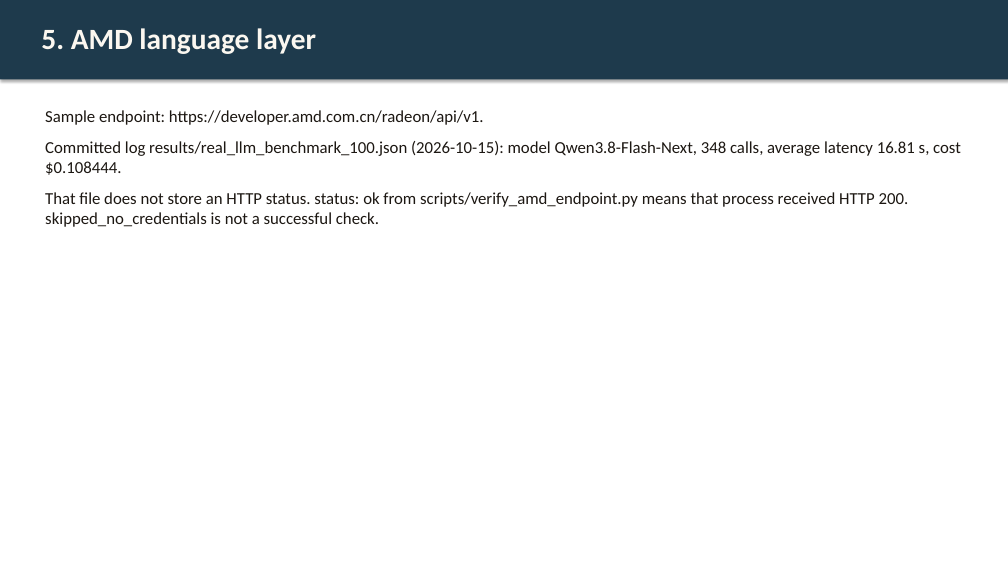
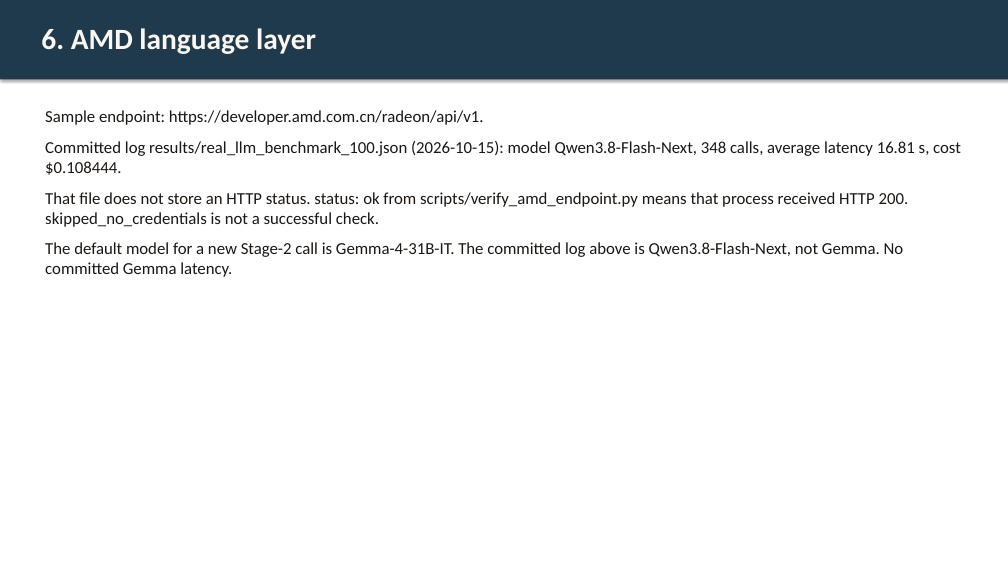
Before and after one commit to Fu93/tradeflow-ai, a slide deck: slide 6 of results/pitch.pptx (slide 5 before the commit). Drawn at 1008x567 pixels with LibreOffice and Linux fonts; fonts in the diff are those of the drawing. Boxes give left, top, right and bottom in pixels: in the first picture for what was removed or moved away, otherwise in the second. Text is boxed around its words. In the diff, an @@ line names an element or a change of style, - is before the commit and + after.

```diff
--- a/results/pitch.pptx
+++ b/results/pitch.pptx
@@ text at bbox=[41, 28, 316, 54]: text changed @@
-5. AMD language layer
+6. AMD language layer
@@ text at bbox=[45, 242, 904, 277]: paragraph added @@
+The default model for a new Stage-2 call is Gemma-4-31B-IT. The committed log above is Qwen3.8-Flash-Next, not Gemma. No committed Gemma latency.
```
Also in this commit, not shown: 6 other slides changed, 1 slide added, 35 other files.
